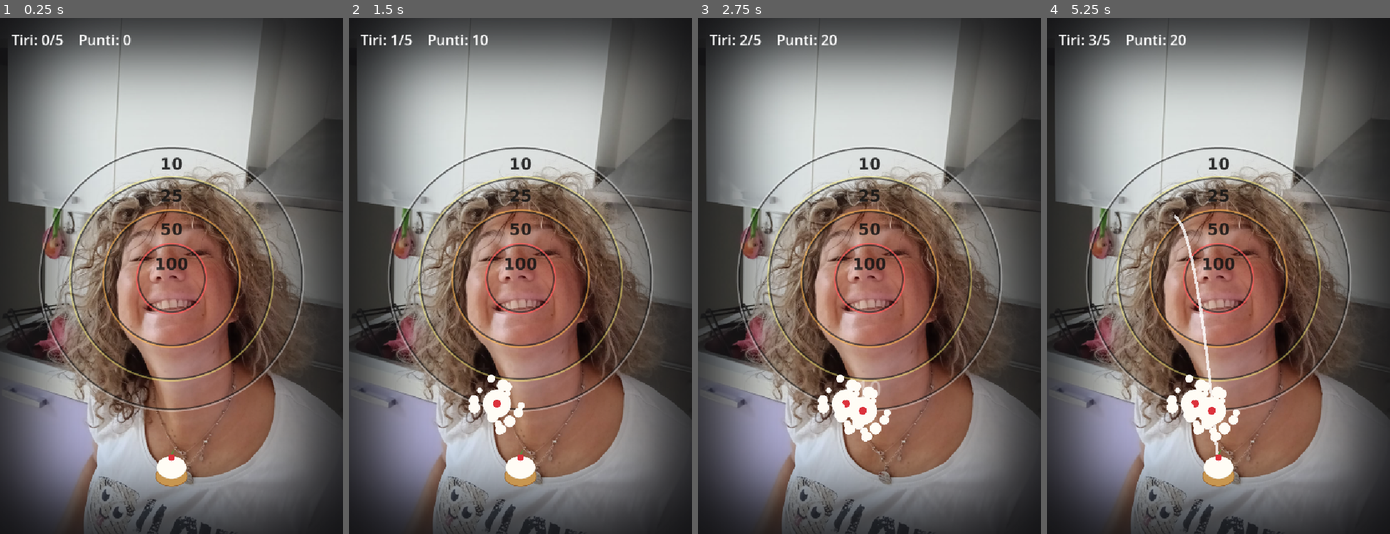
Above: before the commit, frames 1-4 (left to right).
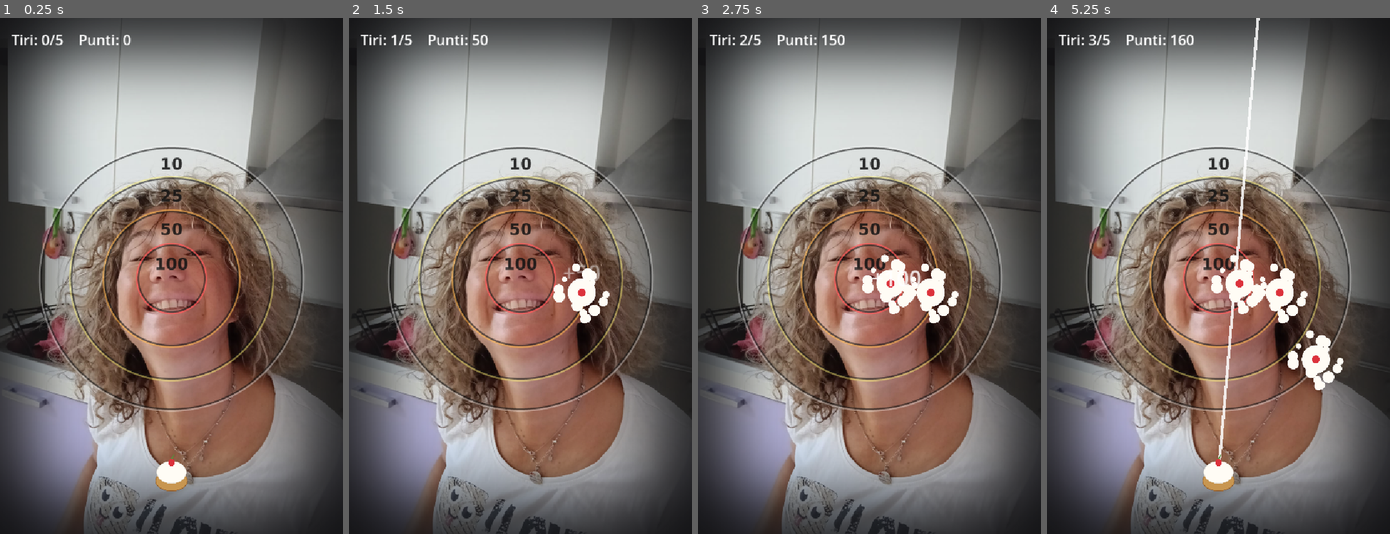
Above: after the commit, the same moments.

Repository: nicolaregge-pulse/corso-godot
Game: Godot game, scene res://main.tscn
The game is run twice, just before and just after one commit, with the same random seed, the same clock (stepped at 60 frames per second) and the same inputs.
Inputs (mouse positions are in pixels of both pictures, inside the frame that each line leads up to):
- Up to frame 1 (0.25 s): no input
- Up to frame 2 (1.5 s): tap Enter (ui_accept) at 0.5, 0.77 s; move the mouse to (595, 250) at 0.52 s; click (595, 250) at 0.67 s; drag from (451, 301) to (503, 379) at 1.27 s
- Up to frame 3 (2.75 s): tap Enter (ui_accept) at 2 s; move the mouse to (903, 162) at 2.02 s; click (903, 162) at 2.17 s
- Up to frame 4 (5.25 s): drag from (1201, 379) to (1115, 198) at 2.77 s; tap Enter (ui_accept) at 3.5, 3.77 s; move the mouse to (1321, 353) at 3.52 s; click (1321, 353) at 3.67 s; drag from (1115, 198) to (1167, 147) at 4.27 s; move the mouse to (1235, 276) at 5.02 s; click (1235, 276) at 5.17 s

The runs differ from the first frame. In frame 1, 0.3% of the frame differs, in the area x 45-55%, y 83-92%; in frame 2, 2.2%; in frame 3, 3.1%; in frame 4, 4.9%, in the area x 34-87%, y 0-92%.

Commit message:
Torta: tiro dritto verso il punto mirato, punteggio per vicinanza al centro
Rifatto il modello: punti (tocchi/trascini) verso dove vuoi colpire, la
torta va dritta e il punteggio dipende da quanto passa vicino al centro
(closest approach). Cosi' non si ferma piu' sul bordo esterno in basso.
Ri-applicato il cache-bust dopo l'export.

Co-Authored-By: Claude Opus 4.8 <noreply@anthropic.com>
Claude-Session: https://claude.ai/code/session_01Vq5FU5TvjomBhpm5HhNzUc

Diff:
--- a/torta-in-faccia/main.gd
+++ b/torta-in-faccia/main.gd
@@ -1,17 +1,14 @@
 extends Node2D
 # GIOCO — Torta in faccia.
-# Fionda: tocca e TIRA INDIETRO col dito. Compare una linea che ti mostra dove
-# andra' la torta. Lasci e la torta parte in arco verso la faccia. Piu' centri
-# il bersaglio, piu' punti. Hai un numero di tiri.
+# Punta verso la faccia: tocca o trascina il dito nel punto dove vuoi colpire.
+# Compare una linea che mostra la traiettoria. Lasci e la torta parte dritta
+# verso quel punto. Il punteggio dipende da quanto passi vicino al centro.
 #
-# LA FACCIA: e' il file sfondo.png (la foto a tutto schermo). Per cambiarla si
-# rigenera lo sfondo da una nuova foto.
+# LA FACCIA: e' il file sfondo.png (la foto a tutto schermo).
 
 # ===== FALLO TUO =====
 const TIRI_TOTALI: int = 5
-const FORZA: float = 3.2
-const FORZA_MAX: float = 1500.0
-const GRAVITA: float = 1500.0
+const VELOCITA: float = 1700.0
 # =====================
 
 @onready var hudVar: Label = $hudScena
@@ -36,6 +33,9 @@
 var in_volo: bool = false
 var puntando: bool = false
 var dito: Vector2 = Vector2.ZERO
+var vicino: float = 999999.0
+var vicino_pos: Vector2 = Vector2.ZERO
+var entrato: bool = false
 var tiri: int = 0
 var punti: int = 0
 var pausa: float = 0.0
@@ -66,13 +66,13 @@
 	campo.add_child(bersaglio)
 	linea = Line2D.new()
 	linea.width = 6.0
-	linea.default_color = Color(1, 1, 1, 0.8)
+	linea.default_color = Color(1, 1, 1, 0.85)
 	campo.add_child(linea)
 	torta = Sprite2D.new()
 	var torta_tex: Texture2D = load("res://torta.png")
 	torta.texture = torta_tex
 	torta.scale = Vector2(100.0 / float(torta_tex.get_width()), 100.0 / float(torta_tex.get_height()))
-	ancora = Vector2(vp.x * 0.5, vp.y - 140.0)
+	ancora = Vector2(vp.x * 0.5, vp.y - 130.0)
 	torta.position = ancora
 	campo.add_child(torta)
 	hudVar.position = Vector2(24, 24)
@@ -80,12 +80,12 @@
 	gameoverVar.add_theme_font_size_override("font_size", 40)
 	gameoverVar.horizontal_alignment = HORIZONTAL_ALIGNMENT_CENTER
 	gameoverVar.size = Vector2(400, 90)
-	gameoverVar.position = Vector2(vp.x / 2.0 - 200.0, vp.y * 0.72)
+	gameoverVar.position = Vector2(vp.x / 2.0 - 200.0, vp.y * 0.80)
 	gameoverVar.visible = false
 	rigiocaVar.focus_mode = Control.FOCUS_NONE
 	rigiocaVar.add_theme_font_size_override("font_size", 30)
 	rigiocaVar.size = Vector2(200, 60)
-	rigiocaVar.position = Vector2(vp.x / 2.0 - 100.0, vp.y * 0.72 + 110.0)
+	rigiocaVar.position = Vector2(vp.x / 2.0 - 100.0, vp.y * 0.80 + 100.0)
 	rigiocaVar.pressed.connect(_ricomincia)
 	rigiocaVar.visible = false
 	_aggiorna_hud()
@@ -119,46 +119,47 @@
 	elif puntando and pronto:
 		linea.points = _traiettoria()
 
-func _v0() -> Vector2:
-	var tira: Vector2 = ancora - dito         # tiri indietro: la torta va all'opposto
-	var v: Vector2 = tira * FORZA
-	if v.length() > FORZA_MAX:
-		v = v.normalized() * FORZA_MAX
-	v.y = -abs(v.y)                            # sempre verso l'alto: mai in basso
-	return v
+func _direzione() -> Vector2:
+	var d: Vector2 = dito - ancora
+	if d.length() < 20.0:
+		return Vector2.ZERO
+	d = d.normalized()
+	d.y = min(d.y, -0.25)      # sempre un po' verso l'alto, mai in basso
+	return d.normalized()
 
 func _traiettoria() -> PackedVector2Array:
-	var pts: PackedVector2Array = PackedVector2Array()
-	var v: Vector2 = _v0()
-	if v.length() < 60.0:
-		return pts
-	var p: Vector2 = ancora
-	for i in range(28):
-		pts.append(p)
-		v.y += GRAVITA * 0.03
-		p += v * 0.03
-		if p.y > vp.y + 40.0 or p.x < -40.0 or p.x > vp.x + 40.0:
-			break
-	return pts
+	var dir: Vector2 = _direzione()
+	if dir == Vector2.ZERO:
+		return PackedVector2Array()
+	return PackedVector2Array([ancora, ancora + dir * 1600.0])
 
 func _lancia() -> void:
-	var v: Vector2 = _v0()
-	if v.length() < 60.0:
+	var dir: Vector2 = _direzione()
+	if dir == Vector2.ZERO:
 		return
 	torta.position = ancora
-	torta_v = v
+	torta_v = dir * VELOCITA
 	in_volo = true
 	pronto = false
+	vicino = 999999.0
+	entrato = false
 
 func _vola(delta: float) -> void:
-	torta_v.y += GRAVITA * delta
 	torta.position += torta_v * delta
-	torta.rotation += delta * 8.0
+	torta.rotation += delta * 12.0
 	var d: float = torta.position.distance_to(centro)
+	if d < vicino:
+		vicino = d
+		vicino_pos = torta.position
 	if d <= r10:
-		_colpito(torta.position, d)
-	elif torta.position.y > vp.y + 120.0 or torta.position.x < -120.0 or torta.position.x > vp.x + 120.0:
-		_mancato()
+		entrato = true
+	if entrato and d > r10:
+		_colpito(vicino_pos, vicino)
+	elif torta.position.y < -120.0 or torta.position.x < -120.0 or torta.position.x > vp.x + 120.0 or torta.position.y > vp.y + 120.0:
+		if entrato:
+			_colpito(vicino_pos, vicino)
+		else:
+			_mancato()
 
 func _colpito(pos: Vector2, d: float) -> void:
 	var p: int = 10
@@ -174,7 +175,7 @@
 	_fine_tiro()
 
 func _mancato() -> void:
-	_mostra_scritta(Vector2(vp.x / 2.0 - 90.0, vp.y * 0.5), "MANCATO")
+	_mostra_scritta(centro + Vector2(-90, 0), "MANCATO")
 	_fine_tiro()
 
 func _fine_tiro() -> void:
Not shown, changed: docs/torta/index.html
Not shown, changed: docs/torta/index.pck
